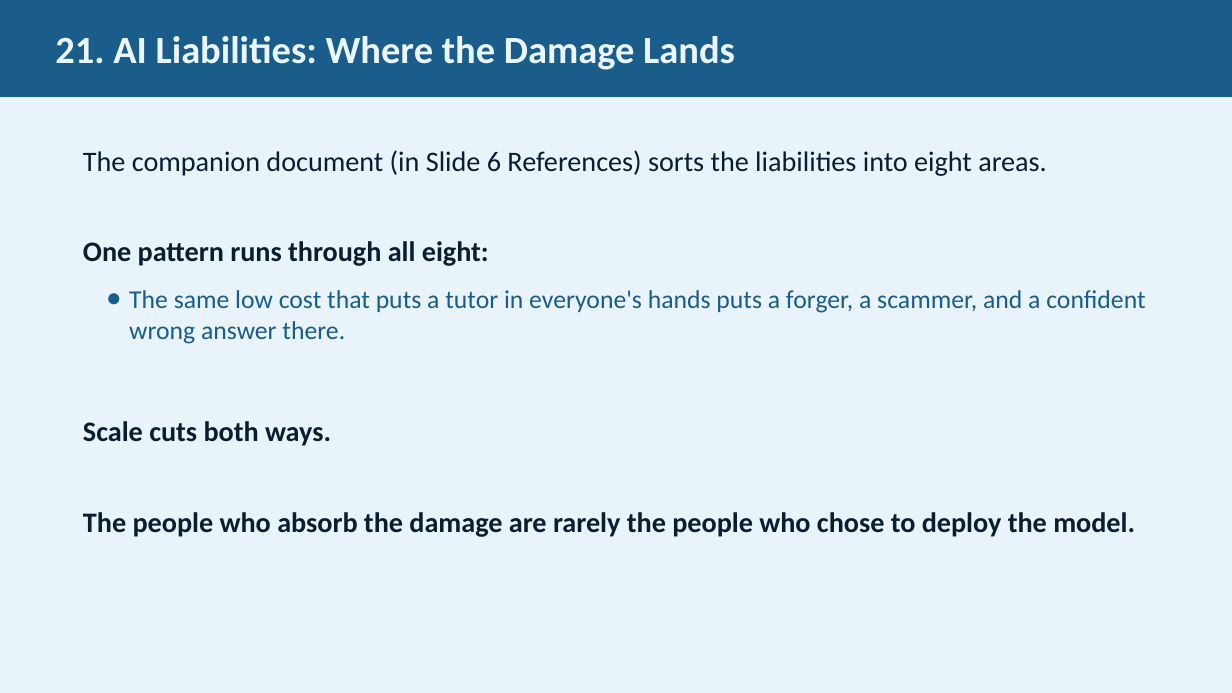
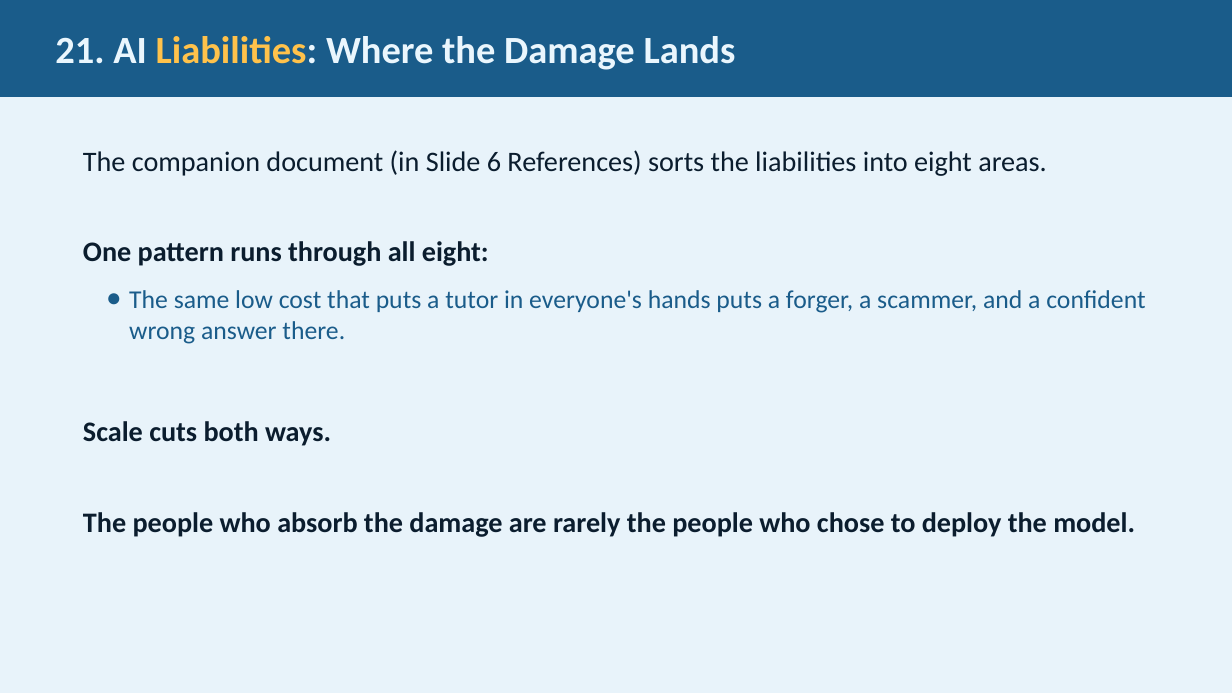
Before and after one commit to JimFawcett/NewSite, a slide deck: slide 21 of AI Presentation 2026/AI_Presentation.pptx. Drawn at 1232x693 pixels with LibreOffice and Linux fonts; fonts in the diff are those of the drawing. Boxes give left, top, right and bottom in pixels: in the first picture for what was removed or moved away, otherwise in the second. Text is boxed around its words. In the diff, an @@ line names an element or a change of style, - is before the commit and + after.

```diff
--- a/AI Presentation 2026/AI_Presentation.pptx
+++ b/AI Presentation 2026/AI_Presentation.pptx
@@ rectangle "21. AI Liabilities: Where the ..." at (0,0,1232,97): text colour #EAF6FD to #FFC24B in "Liabilities:" @@
```
Also in this commit, not shown: 6 other slides changed, 5 other files.
